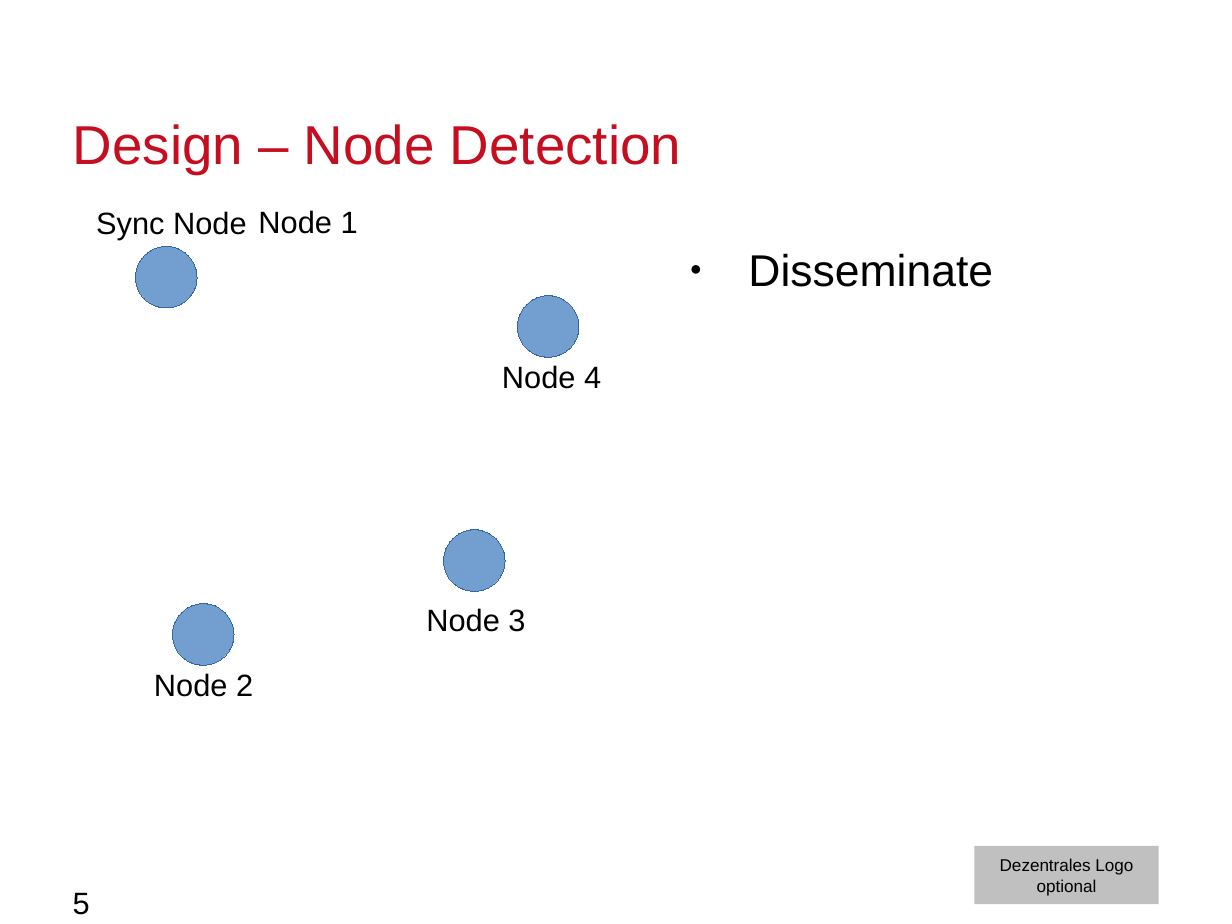
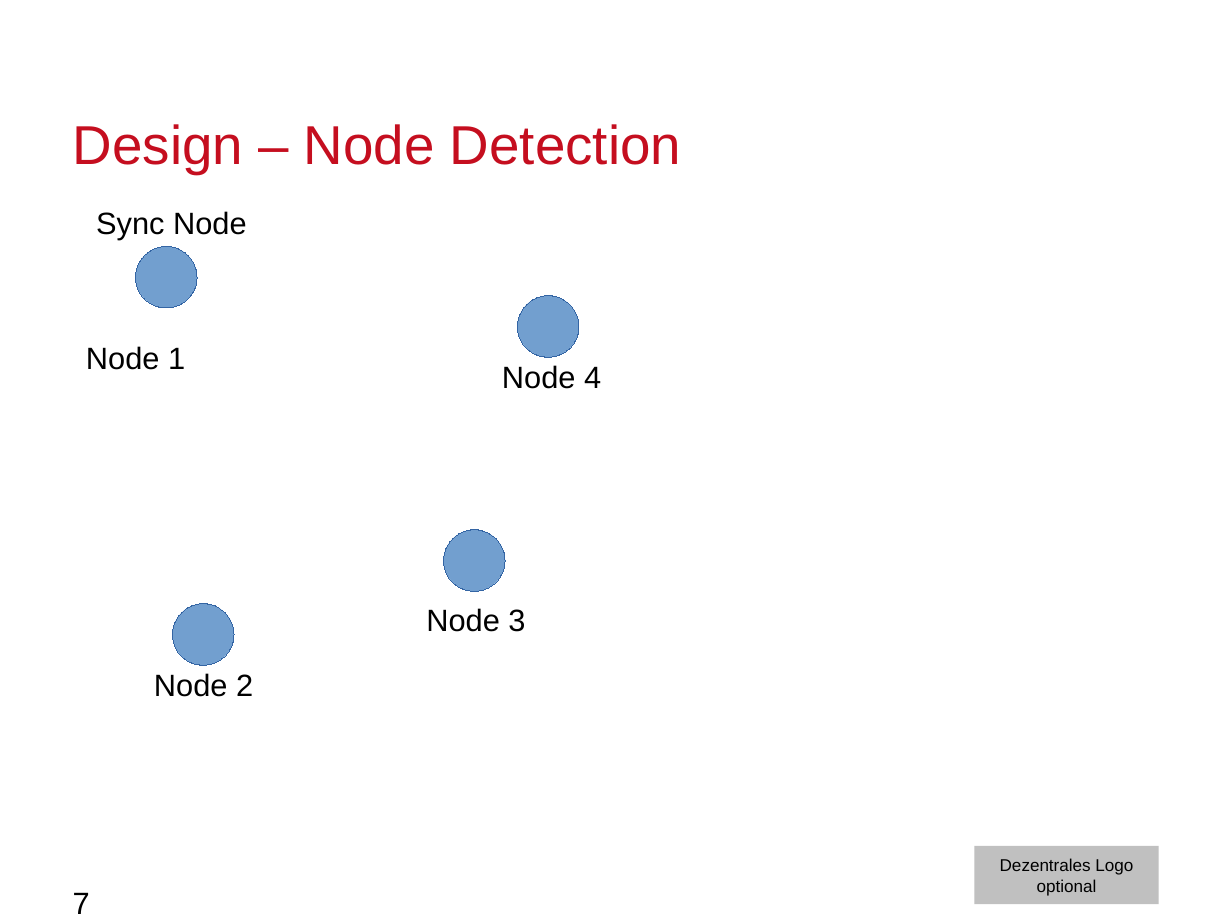
Before and after one commit to moritzschaefer/SensorSequence, a slide deck: slide 7 of docs/MeilensteinNrOne.odp (slide 5 before the commit). Drawn at 1232x924 pixels with LibreOffice and Linux fonts; fonts in the diff are those of the drawing; background and template pictures are left out. Boxes give left, top, right and bottom in pixels: in the first picture for what was removed or moved away, otherwise in the second. Text is boxed around its words. In the diff, an @@ line names an element or a change of style, - is before the commit and + after.

```diff
--- a/docs/MeilensteinNrOne.odp
+++ b/docs/MeilensteinNrOne.odp
@@ text removed at [748,253,993,287] @@
-● Disseminate
@@ text "Node 1": place and size @@
-text "Node 1" at [258,210,358,234]
+text "Node 1" at [86,346,185,370]
@@ page number at [73,892,90,914]: text changed @@
-5
+7
```
Also in this commit, not shown: 7 other slides changed, 3 slides added, 1 slide removed.
